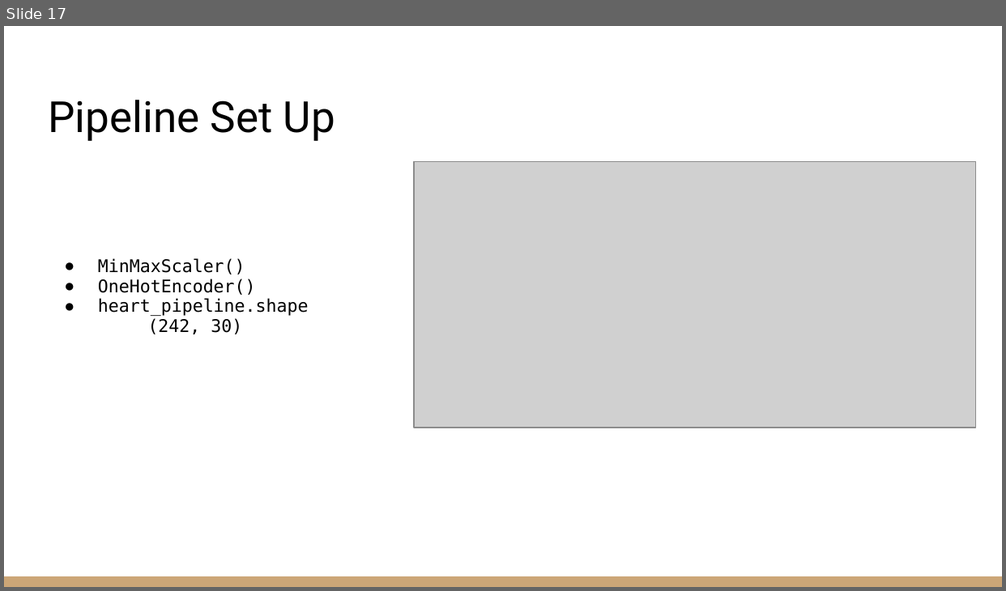
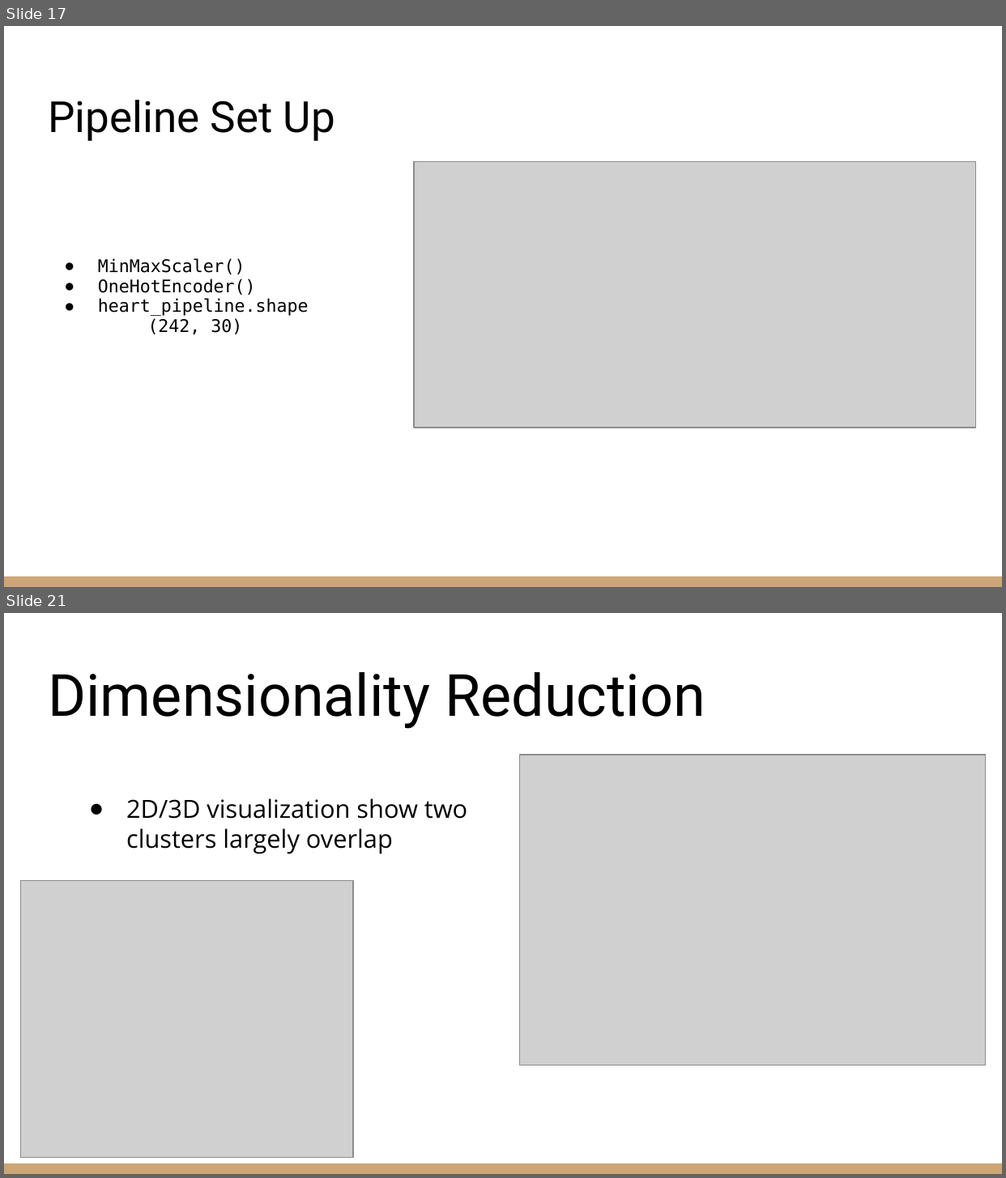
Before and after one commit to zachcarlson/HeartAttackPredictor, a slide deck: documents/DSCI 631 Final Project Presentation.pptx. Shown one above the other, each under a label of ours: slide 17 before the commit, slides 17 and 21 after it; the slides between them are not shown. The pictures are 1006x591 and 1006x1178 pixels, drawn with LibreOffice and Linux fonts; fonts in the diff are those of the drawing; grey boxes stand for pictures. Boxes give left, top, right and bottom in pixels: in the first picture for what was removed or moved away, otherwise in the second. Text is boxed around its words. In the diff, an @@ line names an element or a change of style, - is before the commit and + after.

```diff
--- a/documents/DSCI 631 Final Project Presentation.pptx
+++ b/documents/DSCI 631 Final Project Presentation.pptx
@@ slide 21 added at <box>4,613,1002,1174</box>, background #FFFFFF; not listed: 1 template element that a slide beside it also shows @@
@@ title added at <box>48,672,705,729</box>, 42 pt, text #000000 @@
+Dimensionality Reduction
@@ picture added at <box>520,755,986,1065</box> @@
@@ text added at <box>126,798,467,854</box>, 18 pt, text #000000 @@
+● 2D/3D visualization show two clusters largely overlap
@@ picture added at <box>21,880,353,1158</box> @@
```
Also in this commit, not shown: 11 slides changed, 4 other slides added, 2 slides removed, 2 other files.
